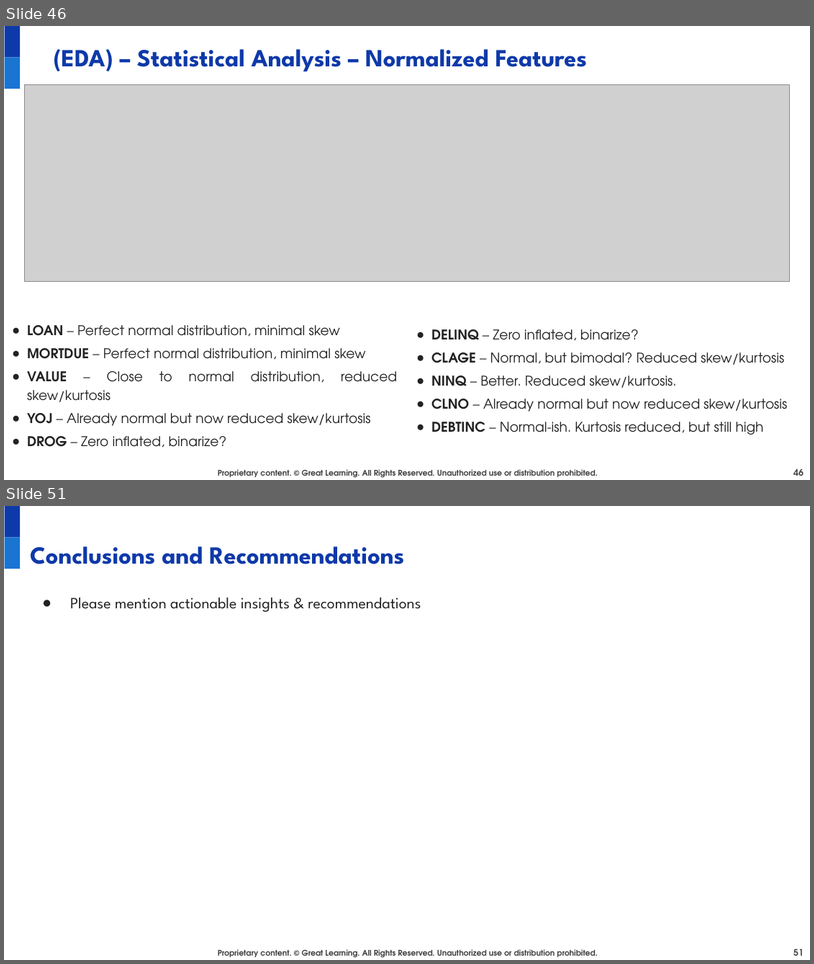
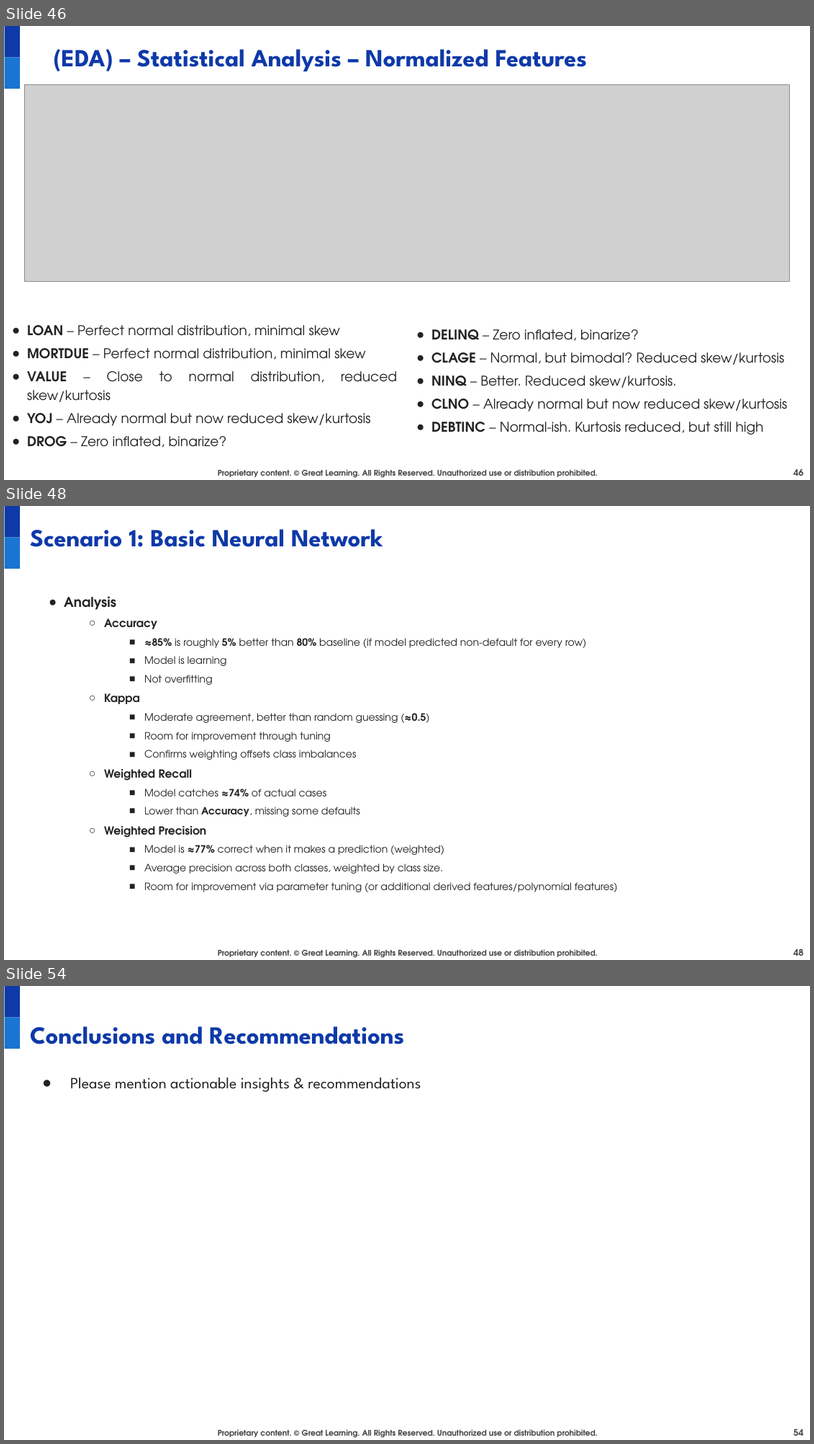
Before and after one commit to juanbucz/GreatLearning-TermProjects, a slide deck: Neural Networks - Loan Default/Loan Default Prediction Presentation - Business Interpretation - John Buczkowski.pptx. Shown one above the other, each under a label of ours: slides 46 and 51 before the commit, slides 46, 48 and 54 after it; the slides between them are not shown. The pictures are 814x964 and 814x1444 pixels, drawn with LibreOffice and Linux fonts; fonts in the diff are those of the drawing; grey boxes stand for pictures; background and template pictures are left out. Boxes give left, top, right and bottom in pixels: in the first picture for what was removed or moved away, otherwise in the second. Text is boxed around its words. In the diff, an @@ line names an element or a change of style, - is before the commit and + after.

Commit message:
GL NN Loan Default Prediction Presentation - Individual Model Analysis

```diff
--- a/Neural Networks - Loan Default/Loan Default Prediction Presentation - Business Interpretation - John Buczkowski.pptx
+++ b/Neural Networks - Loan Default/Loan Default Prediction Presentation - Business Interpretation - John Buczkowski.pptx
@@ slide 48 added at (4,506,810,960), background #FFFFFF; not listed: 3 template elements that a slide beside it also shows @@
@@ title added at (30,529,383,547), 22 pt, text #0E39A9, bold @@
+Scenario 1: Basic Neural Network
@@ text added at (64,596,618,892), 9 pt, text #222222 @@
+● Analysis
+  ○ Accuracy
+    ■ ≈85% is roughly 5% better than 80% baseline (if model predicted non-default for every row)
+    ■ Model is learning
+    ■ Not overfitting
+  ○ Kappa
+    ■ Moderate agreement, better than random guessing (≈0.5)
+    ■ Room for improvement through tuning
+    ■ Confirms weighting offsets class imbalances
+  ○ Weighted Recall
+    ■ Model catches ≈74% of actual cases
+    ■ Lower than Accuracy, missing some defaults
+  ○ Weighted Precision
+    ■ Model is ≈77% correct when it makes a prediction (weighted)
+    ■ Average precision across both classes, weighted by class size.
+    ■ Room for improvement via parameter tuning (or additional derived features/polynomial features)
@@ page number added at (794,948,804,955), 8 pt, text #434343, bold @@
+48
@@ what was slide 51 is now slide 54 @@
@@ page number at (794,1429,804,1435): text changed @@
-51
+54
```
Also in this commit, not shown: 5 slides changed, 2 other slides added.
